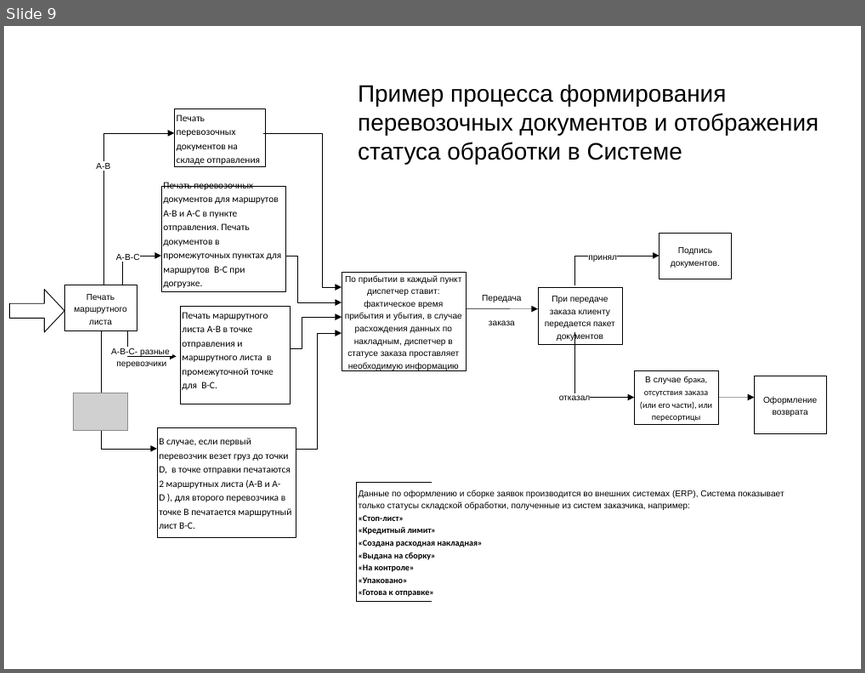
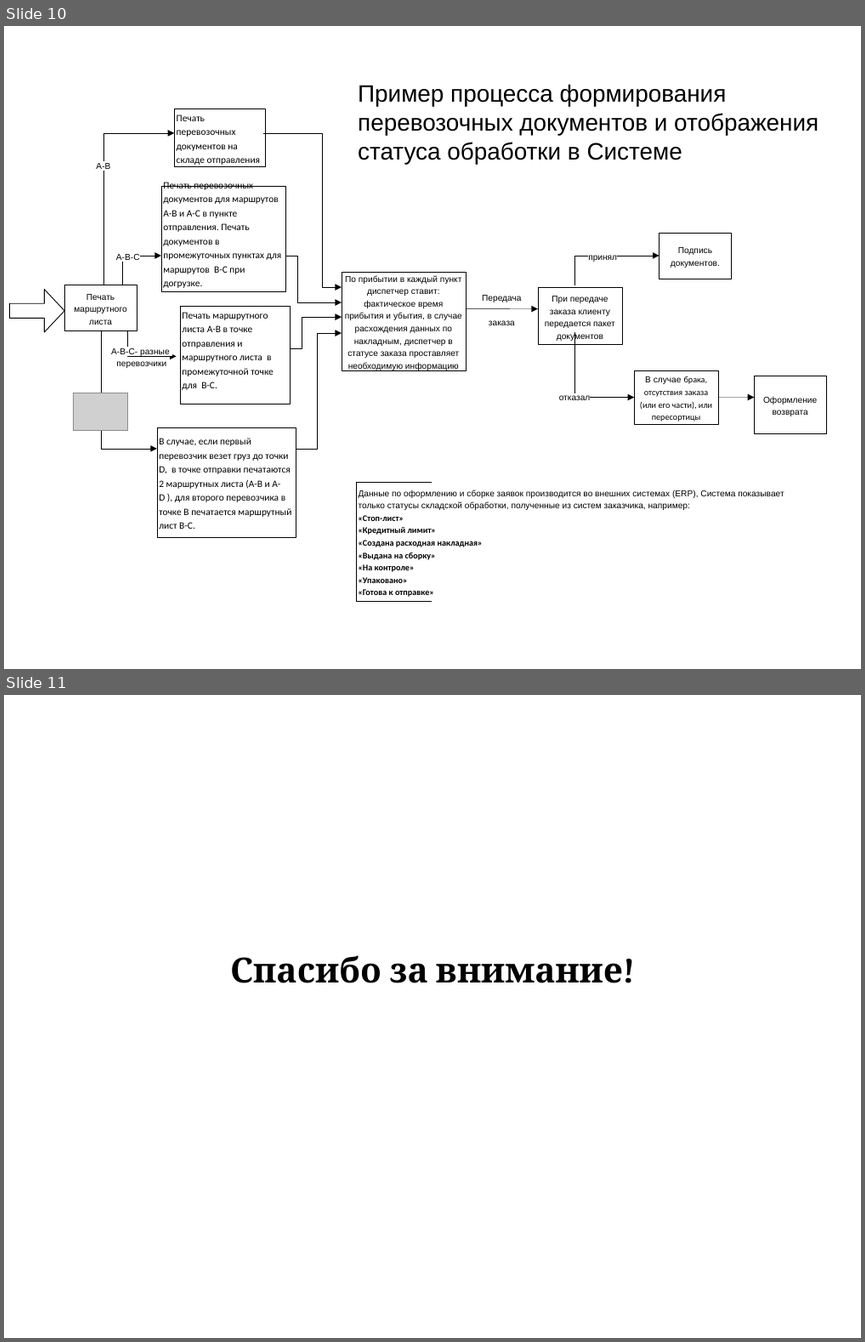
Before and after one commit to anarch-ist/view_transport, a slide deck: TMS/trunk/documents/презентация на конференцию.odp. Shown one above the other, each under a label of ours: slide 9 before the commit, slides 10 and 11 after it. The pictures are 865x673 and 865x1342 pixels, drawn with LibreOffice and Linux fonts; fonts in the diff are those of the drawing; grey boxes stand for pictures. Boxes give left, top, right and bottom in pixels: in the first picture for what was removed or moved away, otherwise in the second. Text is boxed around its words. In the diff, an @@ line names an element or a change of style, - is before the commit and + after.

```diff
--- a/TMS/trunk/documents/презентация на конференцию.odp
+++ b/TMS/trunk/documents/презентация на конференцию.odp
@@ slide 11 added at <box>4,695,861,1338</box>, background #FFFFFF @@
@@ subtitle added at <box>230,955,623,983</box>, 32 pt, text #000000, bold @@
+Спасибо за внимание!
@@ what was slide 9 is now slide 10 @@
```
Also in this commit, not shown: 1 slide changed, 1 slide removed.
